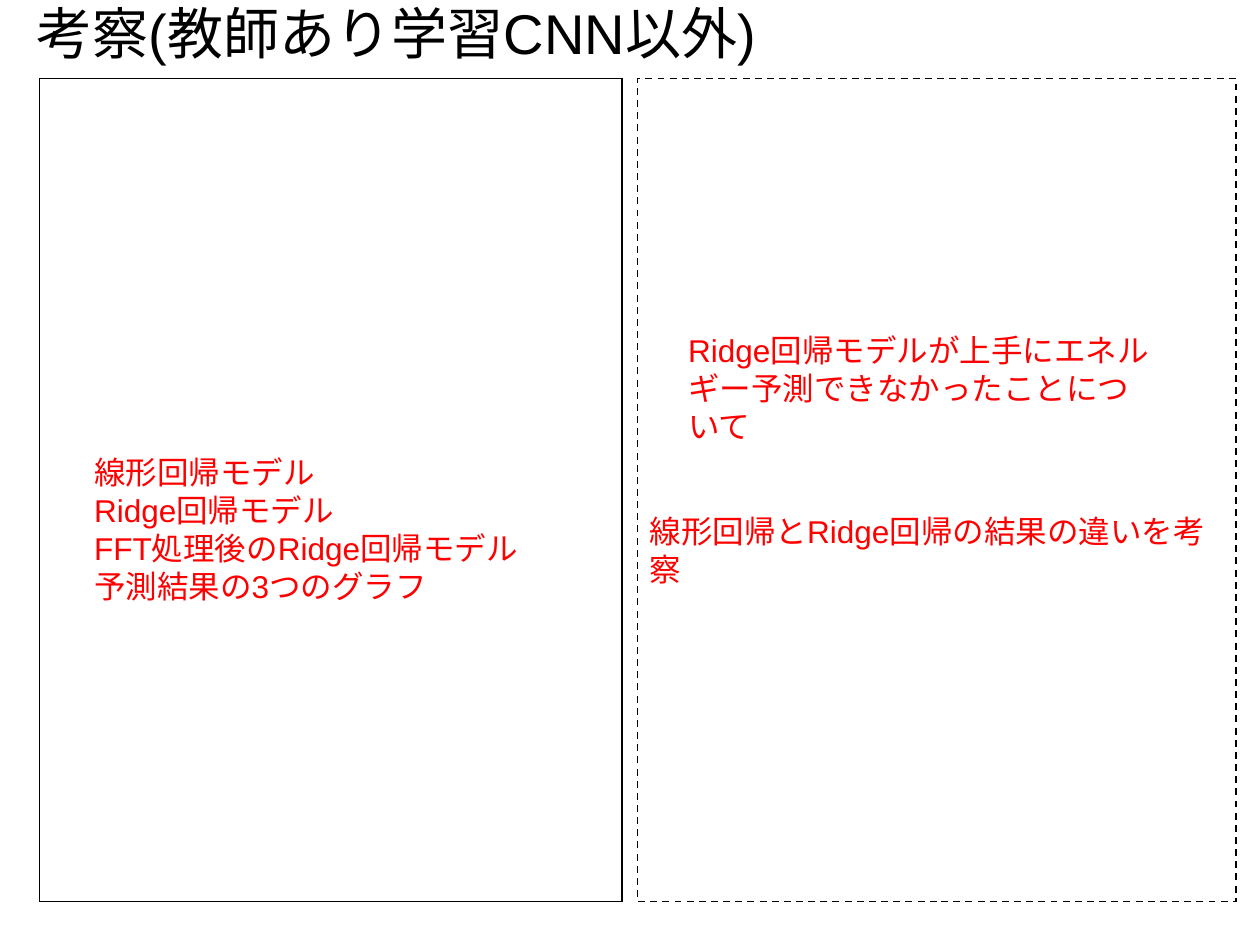
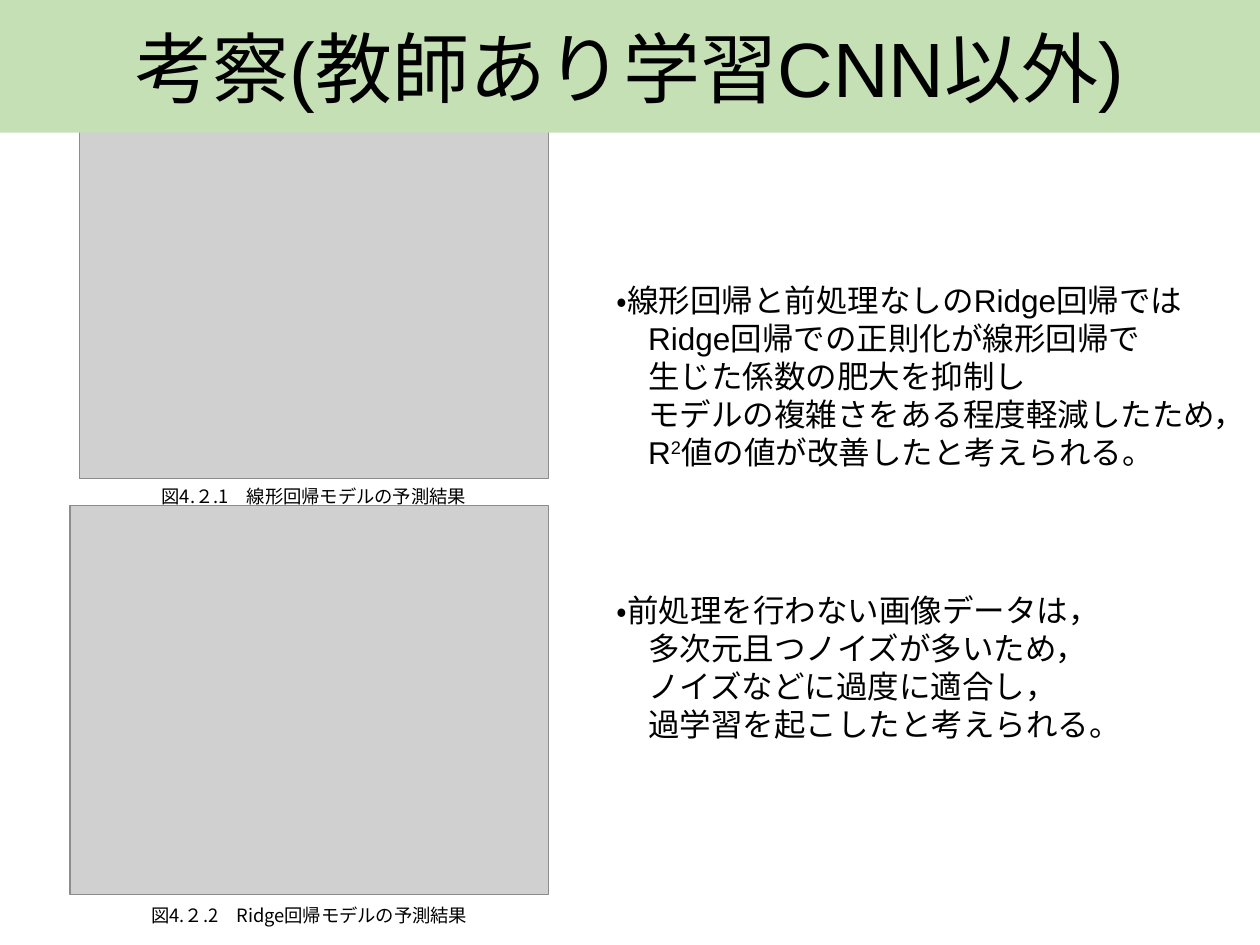
Before and after one commit to AT2032/Tokyo-University-of-Science, a slide deck: slide 14 of 学部3年/前期/学生実験/B1/プレゼン資料.pptx (slide 12 before the commit). Drawn at 1260x945 pixels with LibreOffice and Linux fonts; fonts in the diff are those of the drawing; grey boxes stand for pictures. Boxes give left, top, right and bottom in pixels: in the first picture for what was removed or moved away, otherwise in the second. Text is boxed around its words. In the diff, an @@ line names an element or a change of style, - is before the commit and + after.

```diff
--- a/学部3年/前期/学生実験/B1/プレゼン資料.pptx
+++ b/学部3年/前期/学生実験/B1/プレゼン資料.pptx
@@ rectangle "考察(教師あり学習CNN以外)": place and size @@
-rectangle "考察(教師あり学習CNN以外)" at (36, 7, 756, 66)
+rectangle "考察(教師あり学習CNN以外)" at (0, 0, 1260, 132)
@@ rectangle "考察(教師あり学習CNN以外)" at (0, 0, 1260, 132): size 32 to 44 pt; alignment left to centre; line spacing 0.9 to 1; vertical alignment top to middle; fill none to #C5E0B4 @@
@@ rectangle removed at (39, 78, 621, 901) @@
@@ rectangle removed at (638, 78, 1236, 901) @@
@@ picture added at (79, 103, 549, 479) @@
@@ text added at (617, 285, 1245, 467), 18 pt, text #000000 @@
+・線形回帰と前処理なしのRidge回帰では
+Ridge回帰での正則化が線形回帰で
+生じた係数の肥大を抑制し
+モデルの複雑さをある程度軽減したため，
+R2値の値が改善したと考えられる。
@@ text removed at (675, 325, 1166, 415) @@
-Ridge回帰モデルが上手にエネルギー予測できなかったことについて
@@ picture added at (71, 505, 549, 895) @@
@@ text at (162, 487, 466, 509): text changed; size 18 to 10.5 pt; font Arial to Noto Sans CJK JP; text colour #FF0000 to #000000 @@
-線形回帰モデル
-Ridge回帰モデル
-FFT処理後のRidge回帰モデル
-予測結果の3つのグラフ
+図4.２.1 線形回帰モデルの予測結果
@@ text at (617, 595, 1120, 739): text changed; text colour #FF0000 to #000000 @@
-線形回帰とRidge回帰の結果の違いを考察
+・前処理を行わない画像データは，
+多次元且つノイズが多いため，
+ノイズなどに過度に適合し，
+過学習を起こしたと考えられる。
@@ text added at (151, 906, 468, 927), 10.5 pt, text #000000 @@
+図4.２.2 Ridge回帰モデルの予測結果
```
Also in this commit, not shown: 7 other slides changed, 5 slides added, 3 slides removed, 1 other file.
